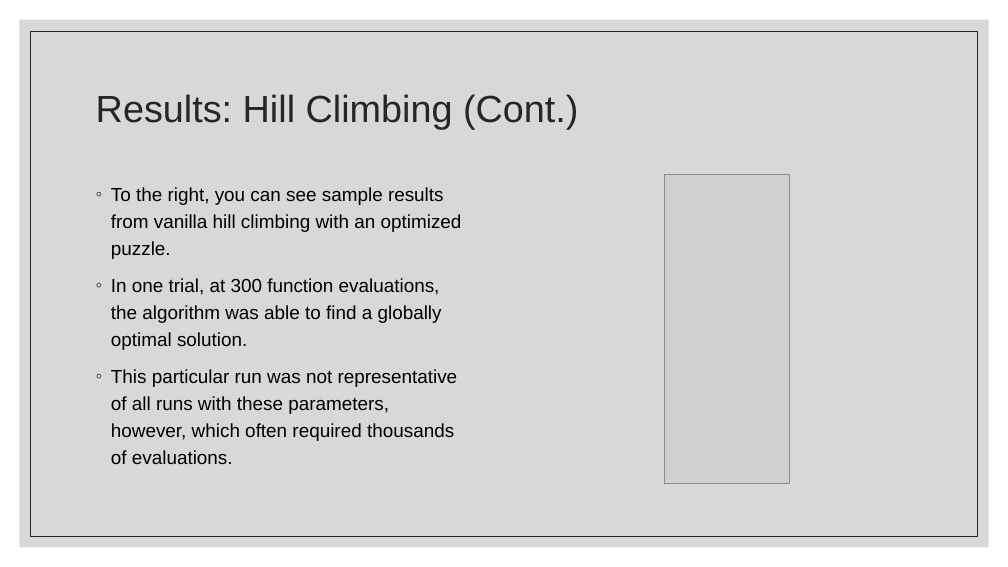
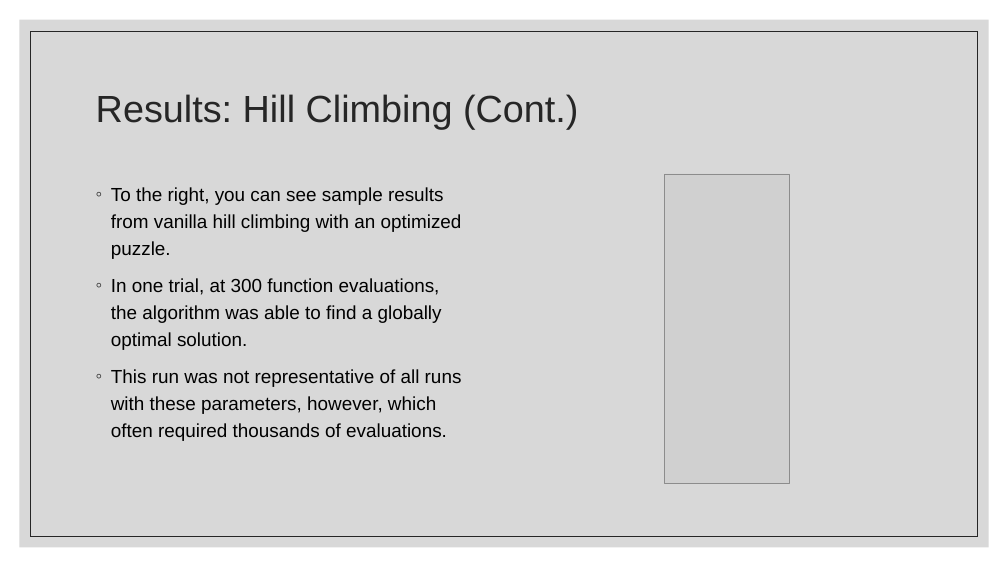
Before and after one commit to JSLBrowning/COMP-6606-Final-Project, a slide deck: slide 7 of Presentation/Final/Final Presentation.pptx. Drawn at 1008x567 pixels with LibreOffice and Linux fonts; fonts in the diff are those of the drawing; grey boxes stand for pictures. Boxes give left, top, right and bottom in pixels: in the first picture for what was removed or moved away, otherwise in the second. Text is boxed around its words. In the diff, an @@ line names an element or a change of style, - is before the commit and + after.

```diff
--- a/Presentation/Final/Final Presentation.pptx
+++ b/Presentation/Final/Final Presentation.pptx
@@ text at <box>111,369,462,441</box>: text changed @@
-◦ This particular run was not representative of all runs with these parameters, however, which often required thousands of evaluations.
+◦ This run was not representative of all runs with these parameters, however, which often required thousands of evaluations.
```
Also in this commit, not shown: 2 other slides changed.
